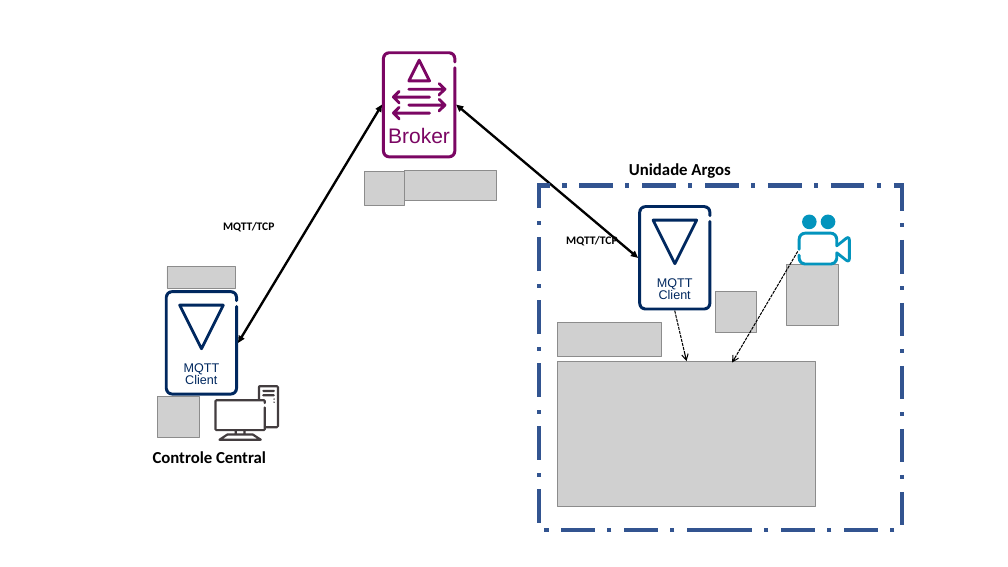
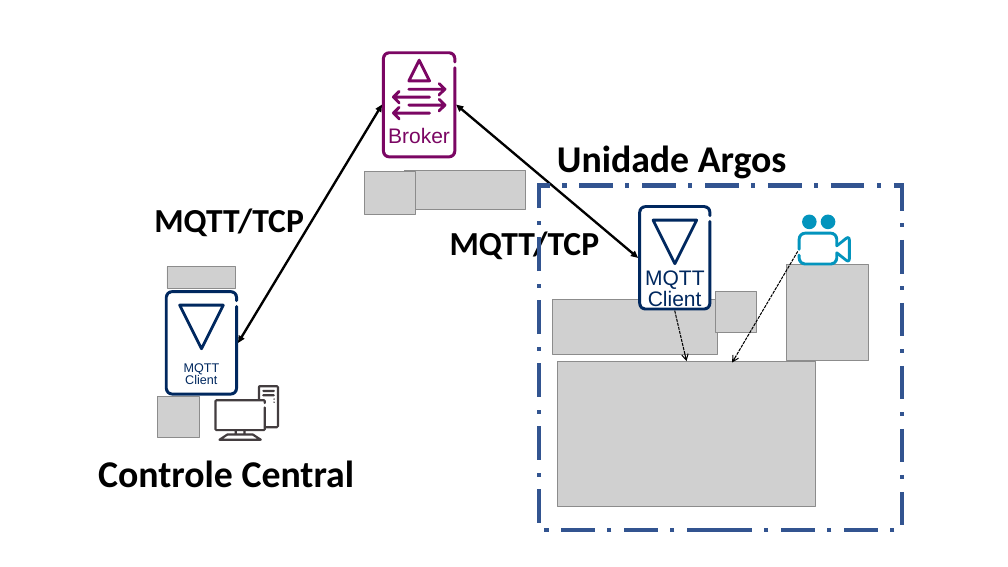
Before and after one commit to dobrowok/Inatel_IoT_2019, a slide deck: slide 2 of Presentation1.pptx. Drawn at 1008x567 pixels with LibreOffice and Linux fonts; fonts in the diff are those of the drawing; grey boxes stand for pictures. Boxes give left, top, right and bottom in pixels: in the first picture for what was removed or moved away, otherwise in the second. Text is boxed around its words. In the diff, an @@ line names an element or a change of style, - is before the commit and + after.

```diff
--- a/Presentation1.pptx
+++ b/Presentation1.pptx
@@ text "Unidade Argos": place and size @@
-text "Unidade Argos" at [629,163,730,178]
+text "Unidade Argos" at [557,145,787,179]
@@ text "Unidade Argos" at [557,145,787,179]: size 16 to 36 pt @@
@@ picture: place and size @@
-picture at [364,172,404,206]
+picture at [364,172,415,215]
@@ picture: place and size @@
-picture at [405,170,497,200]
+picture at [405,170,526,209]
@@ text "MQTT/TCP": place and size @@
-text "MQTT/TCP" at [223,222,274,232]
+text "MQTT/TCP" at [154,208,304,240]
@@ text "MQTT/TCP" at [154,208,304,240]: size 11 to 32 pt @@
@@ text "MQTT/TCP" at [450,231,600,263]: size 11 to 32 pt @@
@@ text "MQTT/TCP": place and size @@
-text "MQTT/TCP" at [566,235,617,246]
+text "MQTT/TCP" at [450,231,600,263]
@@ picture: place and size @@
-picture at [786,264,839,325]
+picture at [786,264,869,361]
@@ picture: place and size @@
-picture at [557,322,662,357]
+picture at [553,299,718,355]
@@ text "MQTT Client": place and size @@
-text "MQTT Client" at [657,278,693,299]
+text "MQTT Client" at [645,270,705,310]
@@ text "MQTT Client" at [645,270,705,310]: size 12 to 20 pt @@
@@ text "Controle Central" at [98,460,355,488]: size 16 to 36 pt @@
@@ text "Controle Central": place and size @@
-text "Controle Central" at [153,451,266,463]
+text "Controle Central" at [98,460,355,488]
```
Also in this commit, not shown: 1 other slide changed, 11 other files.
